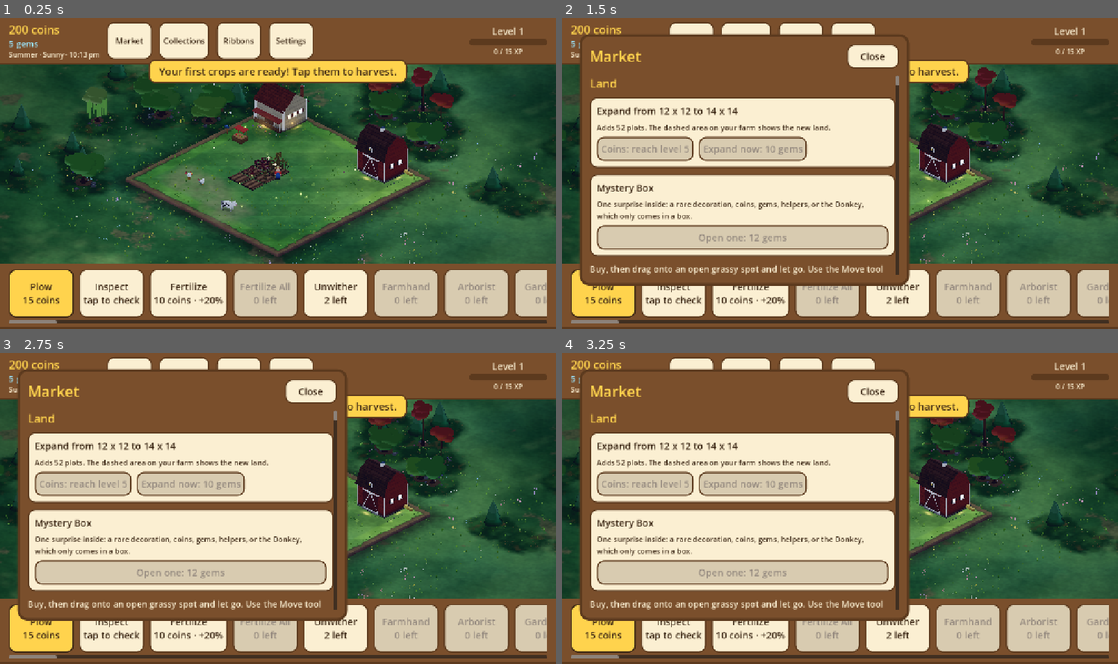
Above: before the commit, frames 1-4 (two rows, left to right).
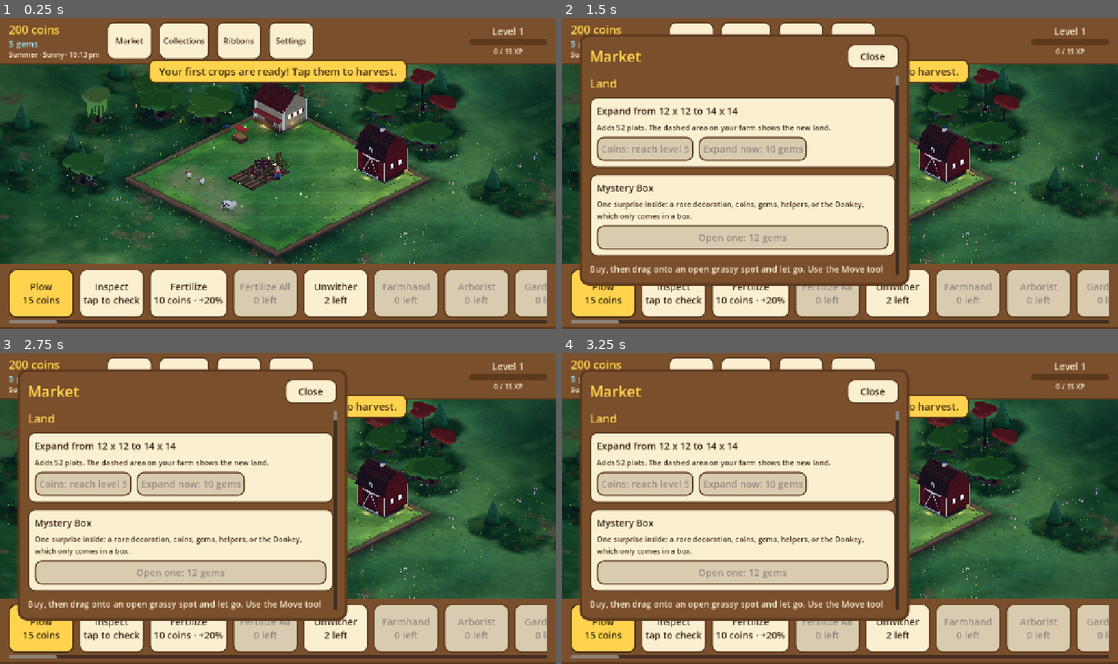
Above: after the commit, the same moments.

Repository: aniket-patra-1998/farm-game
Game: Godot game, scene res://scenes/main.tscn
Two runs of this game, one before a commit and one after it. Both use one fixed random seed, a clock stepped at 60 frames per second and the inputs below.
Inputs:
- Up to frame 1 (0.25 s): no input
- Up to frame 2 (1.5 s): click "Market" at 0.5 s; click "Collections" at 1.25 s
- Up to frame 3 (2.75 s): click "Ribbons" at 2 s
- Up to frame 4 (3.25 s): click "Plow 15 coins" at 2.75 s

The runs differ from the first frame. In frame 1, 0.7% of the frame differs, in the area x 0-82%, y 15-56%; in frame 2, 0.4%; in frame 3, 0.4%; in frame 4, 0.4%.

Commit message:
Trees: fruit hangs from the canopy rim on stems, trunks fork under the crown, wider flatter domes, finer scalloped outline, darker bark
Co-Authored-By: Claude Sonnet 5.5 <noreply@anthropic.com>
Claude-Session: https://claude.ai/code/session_014fNSr1LTa4ZmUtF6K6voar

Diff:
--- a/data/tree_shapes.json
+++ b/data/tree_shapes.json
@@ -5,11 +5,11 @@
    "tall": 1.0,
    "masses": 4,
    "reach": 0.55,
-   "flat": 0.8,
+   "flat": 0.68,
    "trunk_h": 0.46,
    "trunk_r": 0.06,
-   "crown_r": 0.22,
-   "crown_h": 0.22,
+   "crown_r": 0.27,
+   "crown_h": 0.18,
    "clumps": 7,
    "leaf": "#5faa3c"
   },
@@ -30,10 +30,10 @@
    "tall": 0.85,
    "masses": 5,
    "reach": 0.72,
-   "flat": 0.6,
+   "flat": 0.55,
    "trunk_h": 0.36,
    "trunk_r": 0.075,
-   "crown_r": 0.34,
+   "crown_r": 0.36,
    "crown_h": 0.16,
    "clumps": 10,
    "leaf": "#5a9a3c",
@@ -47,7 +47,7 @@
    "flat": 0.9,
    "trunk_h": 0.3,
    "trunk_r": 0.05,
-   "crown_r": 0.23,
+   "crown_r": 0.25,
    "crown_h": 0.3,
    "clumps": 12,
    "leaf": "#2f8a42",
--- a/scripts/world3d/model_kit.gd
+++ b/scripts/world3d/model_kit.gd
@@ -16,8 +16,8 @@
 const MIN_DETAIL := 0.35
 const BALL_SEGMENTS := 12
 const BALL_RINGS := 7
-const CANOPY_SEGMENTS := 20   # a canopy's grid: around
-const CANOPY_RINGS := 10      # and up
+const CANOPY_SEGMENTS := 24   # a canopy's grid: around
+const CANOPY_RINGS := 12      # and up
 
 const CYLINDER_SIDES := 12
 
--- a/scripts/world3d/tree_model.gd
+++ b/scripts/world3d/tree_model.gd
@@ -11,7 +11,7 @@
 
 const SWAY := 0.035                # how far a tree bends in the wind (paint3d sway, by height)
 const PATH := "res://data/tree_shapes.json"
-const BARK := Color("#684528")
+const BARK := Color("#5a4630")
 const LEAF := Color("#4f9a3a")
 const LEAF_TOP := Color("#7cc04e")
 const UNSET := Color(0, 0, 0, 0)
@@ -19,6 +19,8 @@
 const FRUIT_R := 0.045      # a round fruit's radius (a small one's: FRUIT_SMALL_R), for a full-size tree
 const FRUIT_SMALL_R := 0.02
 const FRUIT_OUT := 1.12     # how far out through a leafy clump sits (1: on its surface; less: sunk in the leaves)
+const HANG_OUT := 0.95      # where a hanging fruit's stem joins a leafy mass (1: its skin)
+const STEM := Color("#5a4a2a")
 const FRUIT_GROWING := 3
 const FLOWERS: Array[Color] = [Color("#f6e04a"), Color("#f7f2e8"), Color("#e98bb0"), Color("#9b7be0")]
 const TRUNK_BULK := 0.55    # trunks are drawn slimmer than the data says (FarmVille's were slender)
@@ -28,8 +30,8 @@
 const TALL_MIN := 0.85      # each tree is its own height, this much of its kind's..
 const TALL_MAX := 1.2       # ..to this much
 const MIN_LEAF_SATURATION := 0.5   # no tree washes out to pale grey-green
-const CROWN_LOBES := 7       # rounded bulges on each leafy mass (data can set "lobes")
-const CROWN_BUMP := 0.2      # how far they push out ("bump")
+const CROWN_LOBES := 13      # rounded bulges on each leafy mass (data can set "lobes")
+const CROWN_BUMP := 0.13     # how far they push out ("bump")
 const TILE_FILL := 1.65     # a tree at `size` 1 fills about four fifths of a tile (FarmVille's were full)
 
 static var _data := {}
@@ -193,7 +195,7 @@
 	# A crown is a few big leafy masses on limbs, each with small clumps along its outer edge: an uneven outline
 	# with gaps where the branches show, not a ball. Its centre is off the trunk a little, so no two sides match.
 	var mid := centre + Vector3(rng.randf_range(-0.1, 0.1) * cr, 0.0, rng.randf_range(-0.1, 0.1) * cr)
-	var foot := Vector3(centre.x, centre.y - ch * 0.55, centre.z)
+	var foot := Vector3(centre.x, centre.y - float(sh["crown_h"]) * k * 0.6, centre.z)  # the trunk's top: limbs fork from it
 	# The light in the tree's own space (the tree is turned at random, the sun is not).
 	var sun := Vector3(-0.45, 0.75, 0.5).normalized().rotated(Vector3.UP, -float(t["root"].rotation.y))
 	var lobes := int(sh.get("lobes", CROWN_LOBES))
@@ -210,7 +212,7 @@
 		var squash := Vector3(rng.randf_range(1.0, 1.2), flat * rng.randf_range(0.85, 1.05), rng.randf_range(0.95, 1.15))
 		_canopy(root, p, squash * size, rng, leaf, sun, 0.1 + 0.2 * (y + 0.3), lobes, bump, shine)
 		(t["blobs"] as Array).append([p, size, a])
-		_limb(root, foot, p - Vector3(0, size * 0.45, 0), float(sh["trunk_r"]) * k * float(sh.get("limb", 0.5)))
+		_limb(root, foot, p - Vector3(0, size * 0.45, 0), float(sh["trunk_r"]) * k * float(sh.get("limb", 0.6)))
 
 
 ## One canopy mass: smooth, lumpy and shaded in its vertices (ModelKit.canopy); `lift` brightens it (masses up
@@ -402,14 +404,24 @@
 				var fruit_r := r
 				var blobs: Array = t["blobs"]
 				if not blobs.is_empty() and str(sh["form"]) != "palm":
-					# Fruit sits on the leaf masses, on the side that faces out and up: attached, not floating.
+					# Fruit grows in twos and threes on one mass, each its own size. Most hang from the canopy's rim and
+					# underside on a short stem (as FarmVille's did); a few sit on its sunlit top.
 					var blob: Array = blobs[i % blobs.size()]
-					# Fruit grows in twos and threes on one mass, half sunk in the leaves, each its own size.
 					var face := float(blob[2]) + (i / 3) * 0.7 + rng.randf_range(-0.35, 0.35)
-					var dir := Vector3(cos(face), rng.randf_range(0.15, 0.9), sin(face)).normalized()
-					p = (blob[0] as Vector3) + dir * float(blob[1]) * FRUIT_OUT
-					fruit_mat = shades[0 if dir.y > 0.55 else (1 if dir.y > 0.25 else 2)]
 					fruit_r = r * rng.randf_range(0.8, 1.15)
+					var low := (blob[0] as Vector3).y - float(blob[1]) < 0.16 * k  # a low crown: nothing hangs to the grass
+					if i % 3 != 2 and not low:
+						var rim := Vector3(cos(face), rng.randf_range(-0.55, 0.05), sin(face)).normalized()
+						var anchor := (blob[0] as Vector3) + rim * float(blob[1]) * HANG_OUT
+						var drop := fruit_r * rng.randf_range(1.2, 1.9)
+						ModelKit.box(root, anchor + Vector3(-0.004, -drop, -0.004) * k,
+							anchor + Vector3(0.004, 0.0, 0.004) * k, ModelKit.paint(STEM), false)
+						p = anchor - Vector3(0, drop + fruit_r * 0.85, 0)
+						fruit_mat = shades[1 if rim.y > -0.3 else 2]
+					else:
+						var dir := Vector3(cos(face), rng.randf_range(0.25, 0.9), sin(face)).normalized()
+						p = (blob[0] as Vector3) + dir * float(blob[1]) * FRUIT_OUT
+						fruit_mat = shades[0 if dir.y > 0.55 else 1]
 				if str(sh["form"]) == "palm":
 					# Coconuts cluster under the fronds, against the trunk.
 					p = centre + Vector3(cos(a) * 0.06 * k, -0.06 * k, sin(a) * 0.06 * k)
